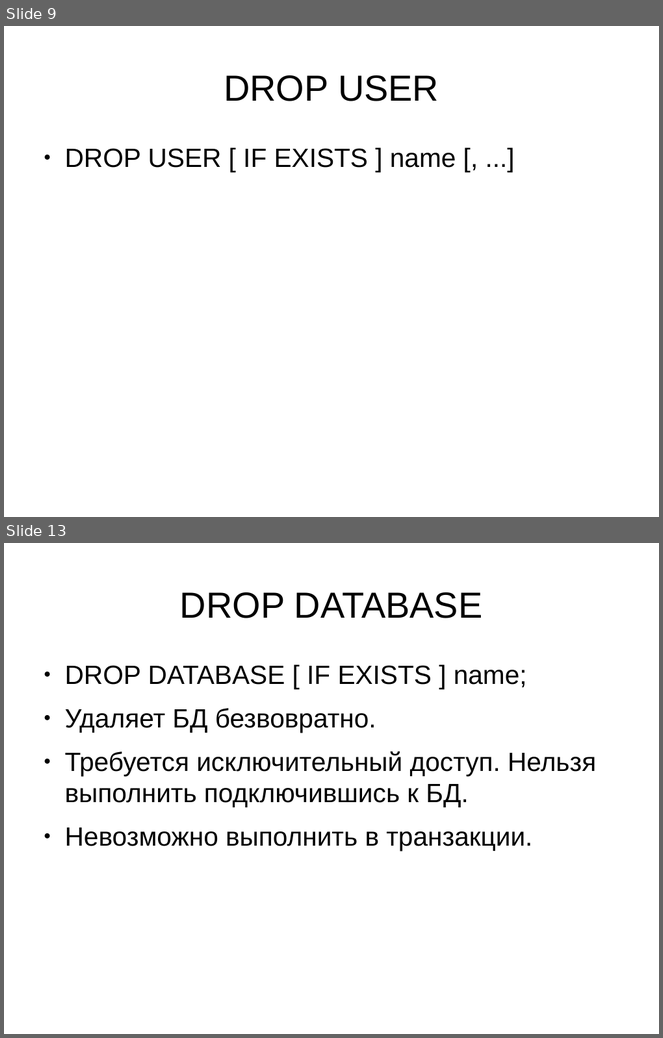
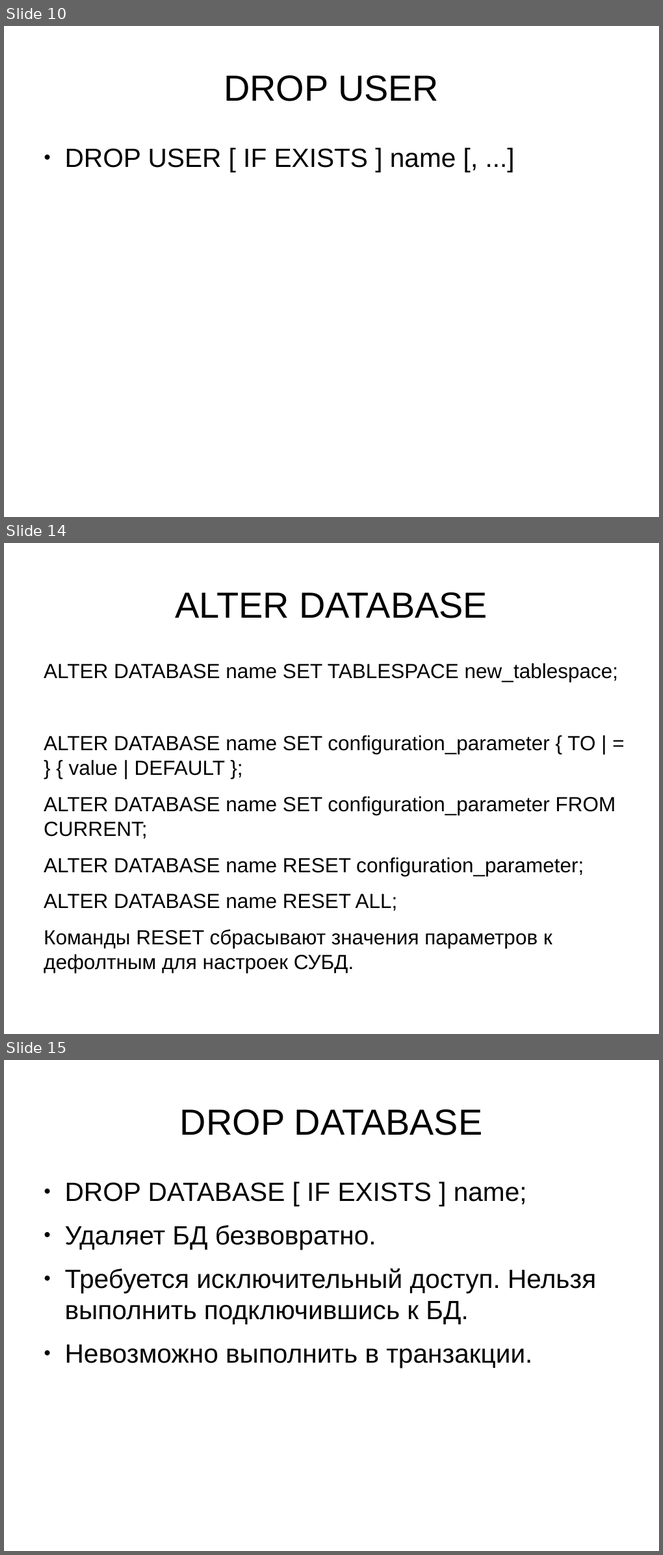
Before and after one commit to Rust1k/dbCourse, a slide deck: presentations/lesson2P.pptx. Shown one above the other, each under a label of ours: slides 9 and 13 before the commit, slides 10, 14 and 15 after it; the slides between them are not shown. The pictures are 663x1038 and 663x1555 pixels, drawn with LibreOffice and Linux fonts; fonts in the diff are those of the drawing. Boxes give left, top, right and bottom in pixels: in the first picture for what was removed or moved away, otherwise in the second. Text is boxed around its words. In the diff, an @@ line names an element or a change of style, - is before the commit and + after.

```diff
--- a/presentations/lesson2P.pptx
+++ b/presentations/lesson2P.pptx
@@ slide 14 added at <box>4,543,659,1034</box>, background #FFFFFF @@
@@ text added at <box>175,592,488,618</box>, 44 pt, text #000000 @@
+ALTER DATABASE
@@ text added at <box>44,663,618,949</box>, 24.8 pt, text #000000 @@
+ALTER DATABASE name SET TABLESPACE new_tablespace;
+ALTER DATABASE name SET configuration_parameter { TO | = } { value | DEFAULT };
+ALTER DATABASE name SET configuration_parameter FROM CURRENT;
+ALTER DATABASE name RESET configuration_parameter;
+ALTER DATABASE name RESET ALL;
+Команды RESET сбрасывают значения параметров к дефолтным для настроек СУБД.
@@ what was slide 9 is now slide 10 @@
@@ what was slide 13 is now slide 15 @@
```
Also in this commit, not shown: 10 slides changed, 1 other slide added, 1 other file.
